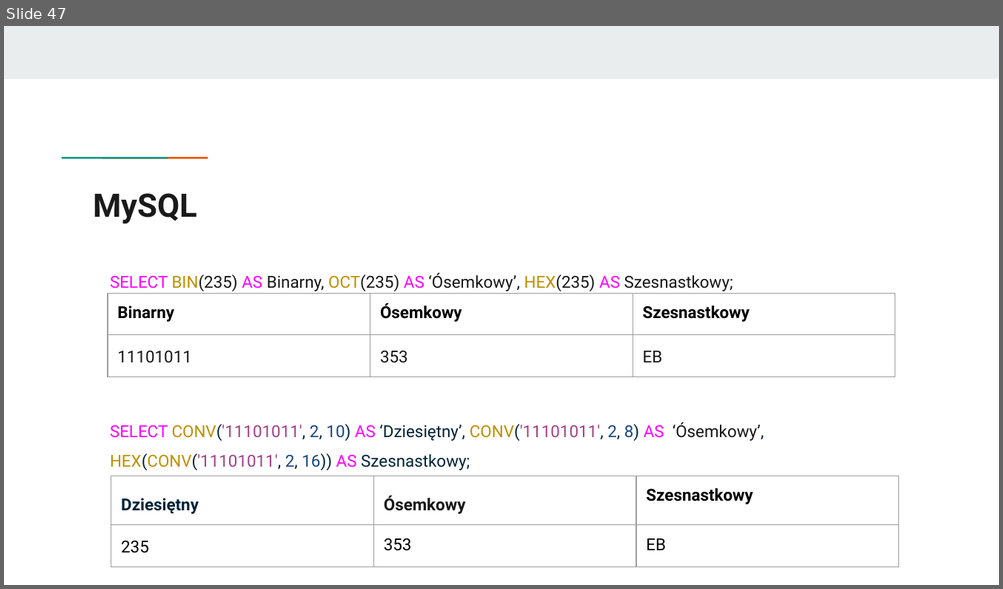
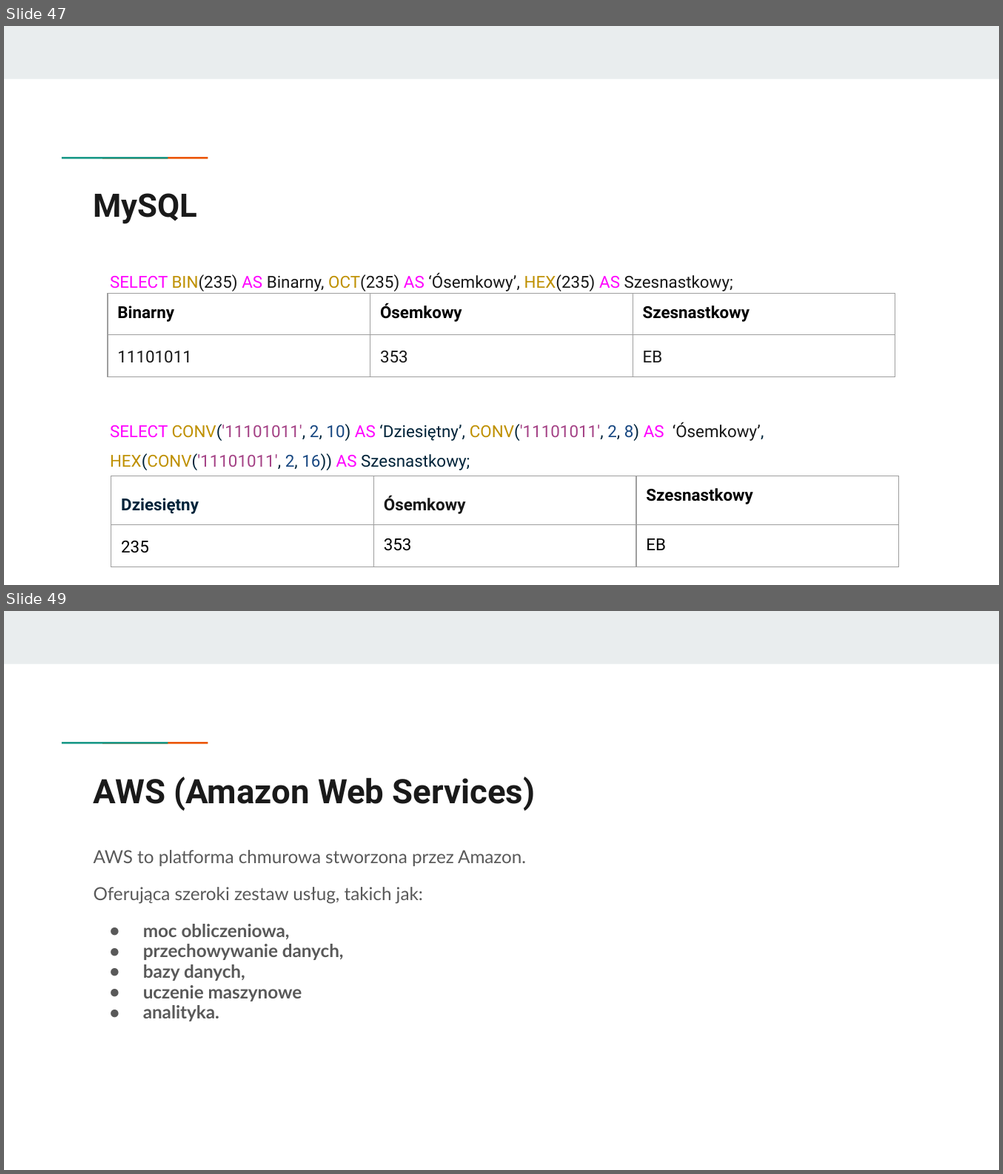
Before and after one commit to KasiaKasia/PRZEDMIOTY, a slide deck: ZASTOSOWANIE_INFORMATYKI/1A-gr_2/Zastosowanie informatyki - 1A gr. 2.pptx. Shown one above the other, each under a label of ours: slide 47 before the commit, slides 47 and 49 after it; the slides between them are not shown. The pictures are 1003x589 and 1003x1174 pixels, drawn with LibreOffice and Linux fonts; fonts in the diff are those of the drawing. Boxes give left, top, right and bottom in pixels: in the first picture for what was removed or moved away, otherwise in the second. Text is boxed around its words. In the diff, an @@ line names an element or a change of style, - is before the commit and + after.

```diff
--- a/ZASTOSOWANIE_INFORMATYKI/1A-gr_2/Zastosowanie informatyki - 1A gr. 2.pptx
+++ b/ZASTOSOWANIE_INFORMATYKI/1A-gr_2/Zastosowanie informatyki - 1A gr. 2.pptx
@@ slide 49 added at (4,611,999,1170), background #FFFFFF; not listed: 3 template elements that a slide beside it also shows @@
@@ title added at (94,777,535,811), 24.4 pt, text #1A1A1A, bold @@
+AWS (Amazon Web Services)
@@ text added at (94,850,526,1022), 13 pt, text #595959 @@
+AWS to platforma chmurowa stworzona przez Amazon.
+Oferująca szeroki zestaw usług, takich jak:
+● moc obliczeniowa,
+● przechowywanie danych,
+● bazy danych,
+● uczenie maszynowe
+● analityka.
```
Also in this commit, not shown: 6 other slides added, 1 other file.
